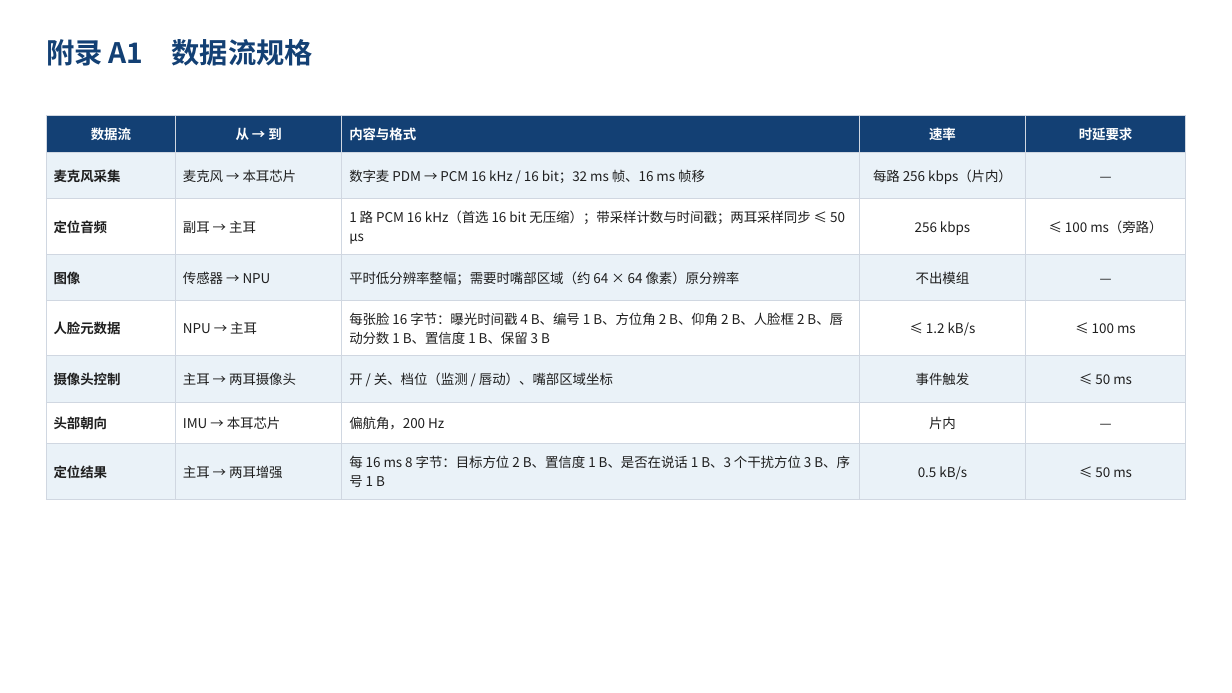
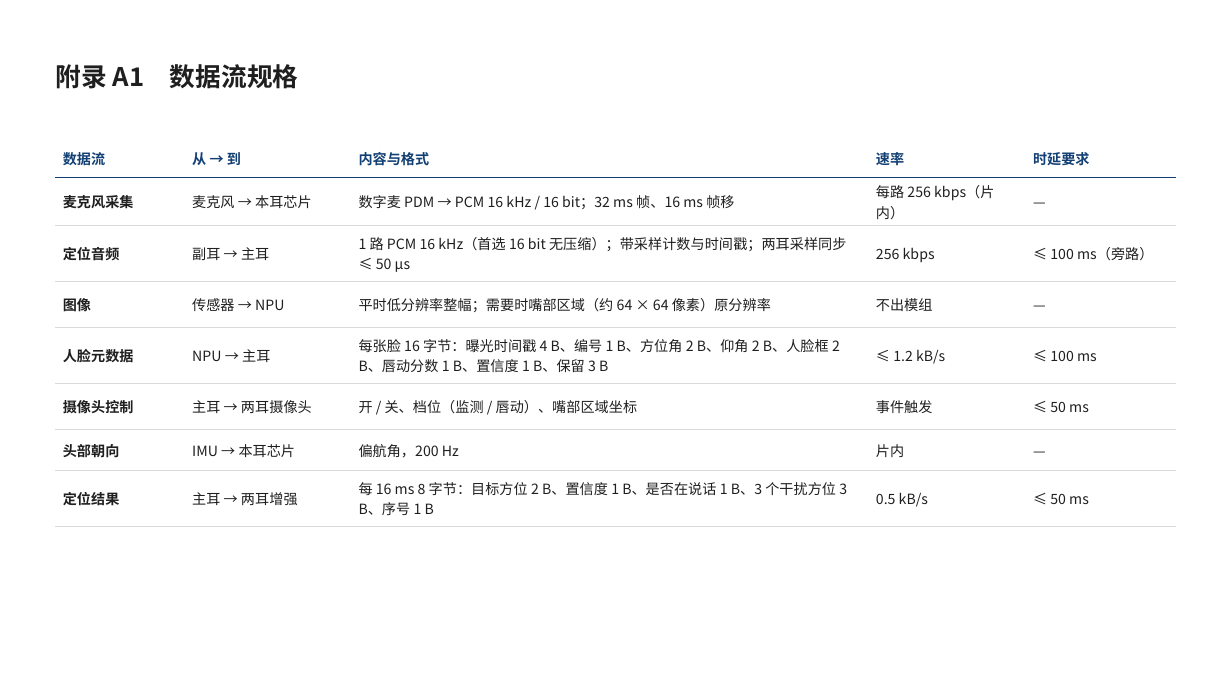
Before and after one commit to ZeroFoxxi/ssl-scene1, a slide deck: slide 15 of 02_耳机声源定位/耳机摄像头听觉辅助_整体设计方案.pptx. Drawn at 1232x693 pixels with LibreOffice and Linux fonts; fonts in the diff are those of the drawing. Boxes give left, top, right and bottom in pixels: in the first picture for what was removed or moved away, otherwise in the second. Text is boxed around its words. In the diff, an @@ line names an element or a change of style, - is before the commit and + after.

```diff
--- a/02_耳机声源定位/耳机摄像头听觉辅助_整体设计方案.pptx
+++ b/02_耳机声源定位/耳机摄像头听觉辅助_整体设计方案.pptx
@@ text "附录 A1 数据流规格": place and size @@
-text "附录 A1 数据流规格" at <box>46,39,313,66</box>
+text "附录 A1 数据流规格" at <box>55,64,299,89</box>
@@ text "附录 A1 数据流规格" at <box>55,64,299,89</box>: size 22 to 20 pt, text colour #134074 to #1F1F1F @@
@@ table at <box>55,139,1177,519</box> @@
@@ fill #134074 to none in row 1 @@
@@ fill #EAF2F8 to none in 20 cells @@
@@ fill #FFFFFF to none in 15 cells @@
@@ size 10.5 to 11 pt @@
@@ text colour #FFFFFF to #134074 in "数据流", "从 → 到", "内容与格式", "速率" and 1 more places @@
@@ alignment centre to left @@
@@ borders changed @@
@@ table: place and size @@
-table at <box>46,116,1186,491</box>
+table at <box>55,139,1177,519</box>
```
Also in this commit, not shown: 17 other slides changed, 5 other files.
